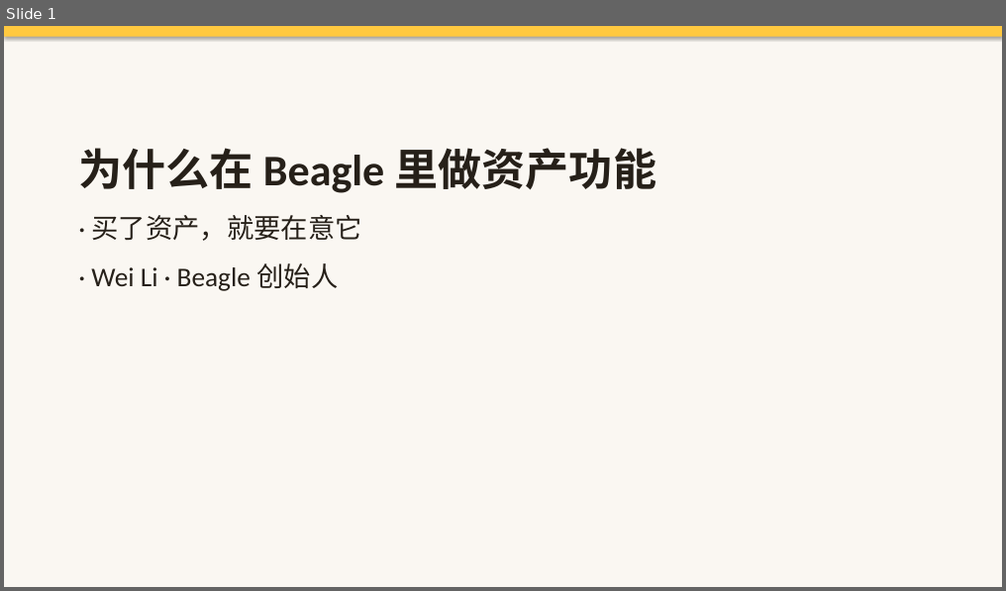
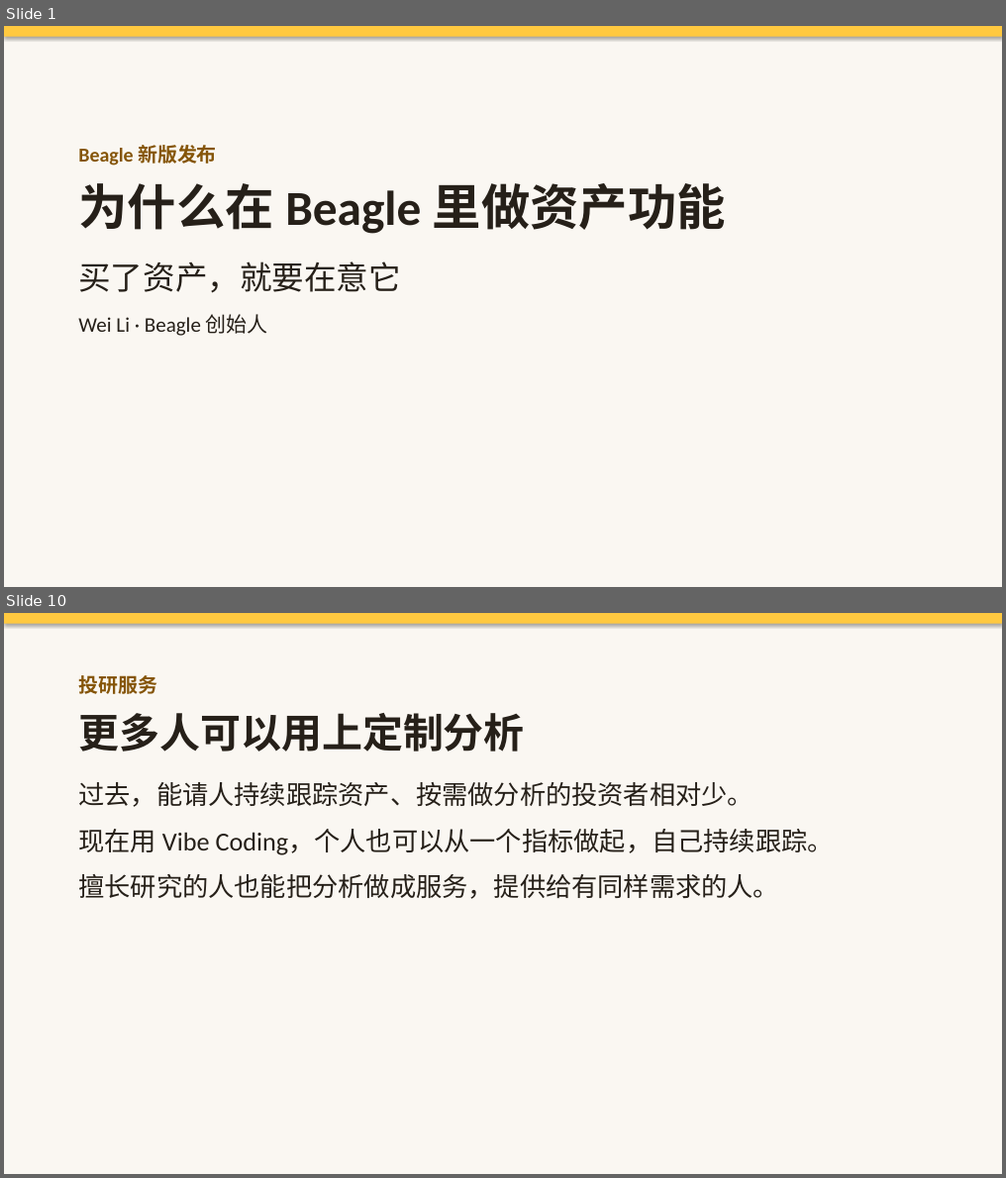
Before and after one commit to licodefun/beagle-voice-agent, a slide deck: decks/beagle-founder-take-deck.pptx. Shown one above the other, each under a label of ours: slide 1 before the commit, slides 1 and 10 after it; the slides between them are not shown. The pictures are 1006x591 and 1006x1178 pixels, drawn with LibreOffice and Linux fonts; fonts in the diff are those of the drawing. Boxes give left, top, right and bottom in pixels: in the first picture for what was removed or moved away, otherwise in the second. Text is boxed around its words. In the diff, an @@ line names an element or a change of style, - is before the commit and + after.

Commit message:
Replace founder deck with Wei's final version (Beagle new-version launch) and add his PDF export

```diff
--- a/decks/beagle-founder-take-deck.pptx
+++ b/decks/beagle-founder-take-deck.pptx
@@ slide 10 added at (4,613,1002,1174), background #FAF7F2 @@
@@ rectangle added at (4,613,1002,624), fill #FFC940 @@
@@ text added at (78,675,834,899), 25 pt, text #262019 @@
+投研服务
+更多人可以用上定制分析
+过去，能请人持续跟踪资产、按需做分析的投资者相对少。
+现在用 Vibe Coding，个人也可以从一个指标做起，自己持续跟踪。
+擅长研究的人也能把分析做成服务，提供给有同样需求的人。
@@ slide 1 changed as well @@
@@ text at (78,145,217,166): paragraph added @@
+Beagle 新版发布
@@ text at (78,183,726,234): size 42 to 47 pt in "为什么在 Beagle 里做资产功能"; less space between paragraphs @@
@@ text at (78,262,400,336): text changed; size 26 to 20 pt @@
-· 买了资产，就要在意它
-· Wei Li · Beagle 创始人
+买了资产，就要在意它
+Wei Li · Beagle 创始人
```
Also in this commit, not shown: 10 other slides added, 11 slides removed, 1 other file.
